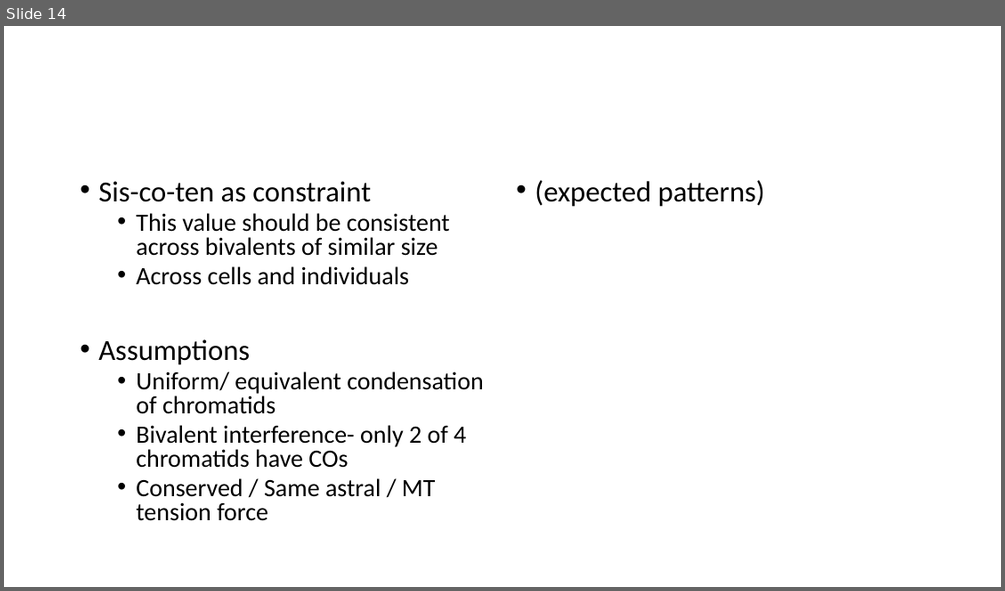
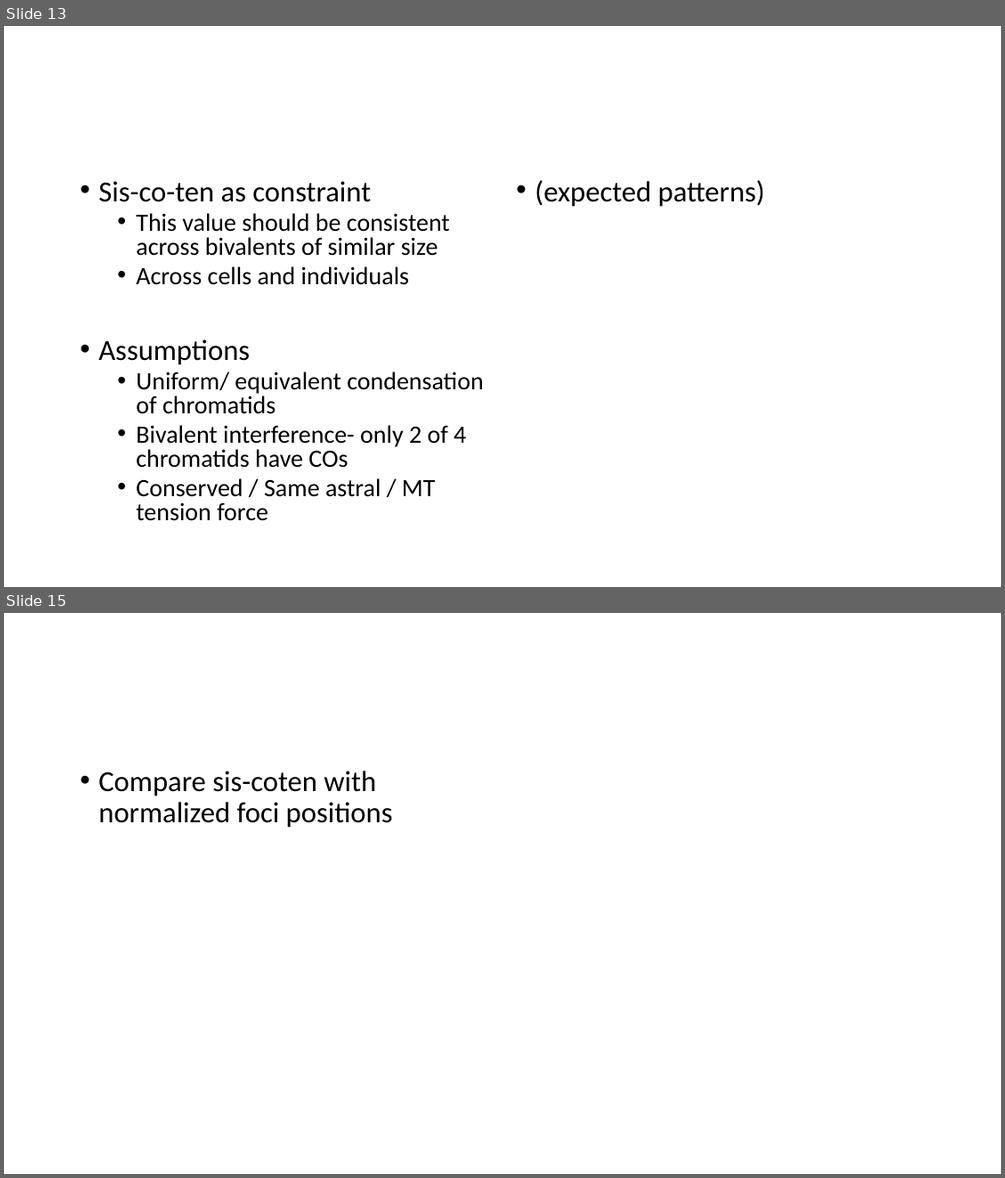
Before and after one commit to petersoapes/MLH1repo, a slide deck: AP_lab_meeting_9.11.19.pptx. Shown one above the other, each under a label of ours: slide 14 before the commit, slides 13 and 15 after it; the slides between them are not shown. The pictures are 1005x591 and 1005x1178 pixels, drawn with LibreOffice and Linux fonts; fonts in the diff are those of the drawing. Boxes give left, top, right and bottom in pixels: in the first picture for what was removed or moved away, otherwise in the second. Text is boxed around its words. In the diff, an @@ line names an element or a change of style, - is before the commit and + after.

```diff
--- a/AP_lab_meeting_9.11.19.pptx
+++ b/AP_lab_meeting_9.11.19.pptx
@@ slide 15 added at <box>4,613,1001,1174</box>, background #FFFFFF @@
@@ text added at <box>98,771,393,827</box>, 28 pt, text #000000 @@
+• Compare sis-coten with normalized foci positions
@@ what was slide 14 is now slide 13 @@
```
Also in this commit, not shown: 3 slides changed, 4 other slides added, 5 slides removed, 1 other file.
